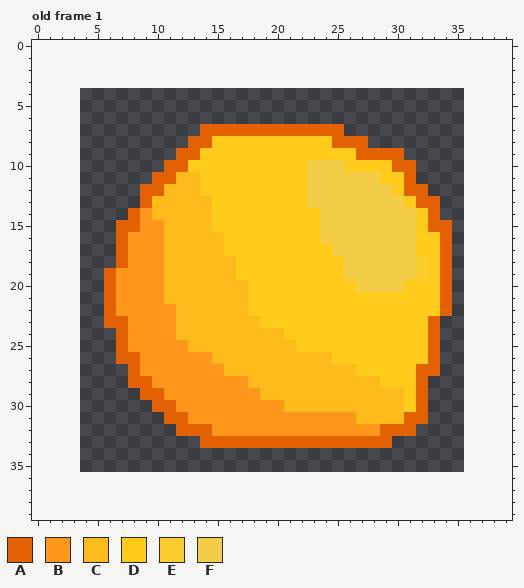
Edited in one commit: pixel-art file (assets/orange.ase). Above is the file before it was changed.
32x32 pixels, 1 frame. Shown: old frame 1. The old version is drawn lined up with the new one, on the new canvas. The commit also changed other frames, which this record leaves out.
Palette (. is transparent): A #e46100  B #ff971c  C #ffba1c  D #ffcc1c  E #fbcd2d  F #f3cd48
Pixels before, old frame 1, first column x 6:
 7 ........AAAAAAAAAAAA.........
 8 .......AADDDDDDDDDDAAA.......
 9 ......AADDDDDDDDDDDDDAAAA....
10 .....AADDDDDDDDDDFFFDDDDAA...
11 ....AACCDDDDDDDDDFFFFFFDDA...
12 ...AACCCDDDDDDDDDFFFFFFFDAA..
13 ...ACCCCCDDDDDDDDFFFFFFFFDAA.
14 ..ABCCCCCDDDDDDDDDFFFFFFFFDA.
15 .AABBCCCCDDDDDDDDDFFFFFFFFDAA
16 .ABBBCCCCCDDDDDDDDFFFFFFFFDDA
17 .ABBBCCCCCDDDDDDDDDFFFFFFFDDA
18 .ABBBCCCCCCDDDDDDDDDFFFFFFEDA
19 ABBBBCCCCCCDDDDDDDDDFFFFFFEDA
20 ABBBBCCCCCCCDDDDDDDDDFFFFDDDA
21 ABBBBCCCCCCCDDDDDDDDDDDDDDDDA
22 ABBBBBCCCCCCDDDDDDDDDDDDDDDDA
23 AABBBBCCCCCCCDDDDDDDDDDDDDDA.
24 .ABBBBCCCCCCCCCDDDDDDDDDDDDA.
25 .ABBBBBCCCCCCCCCDDDDDDDDDDDA.
26 .AABBBBBBCCCCCCCCCCDDDDDDDDA.
27 ..ABBBBBBBCCCCCCCCCCCDDDDDAA.
28 ..AABBBBBBBBCCCCCCCCCCCDDDA..
29 ...AABBBBBBBBCCCCCCCCCCCCDA..
30 ....AABBBBBBBBBCCCCCCCCCCDA..
31 .....AABBBBBBBBBBBBBBCCCCAA..
32 ......AAABBBBBBBBBBBBBBAAA...
33 ........AAAAAAAAAAAAAAAA.....
Once edited:
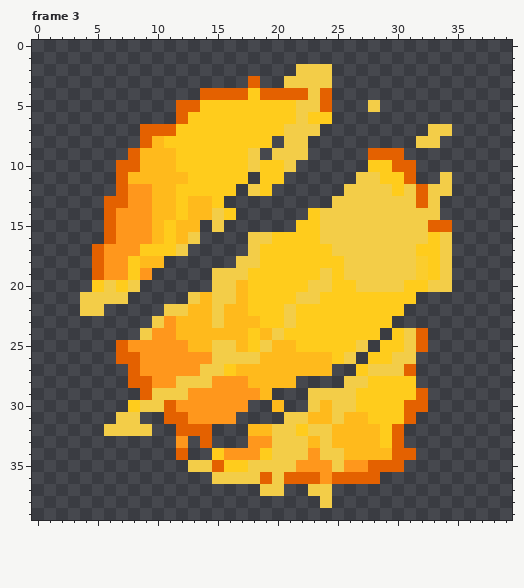
A new or re-ordered frame is compared with the old frame closest to it.
Diff:
canvas 32x32 -> 40x40, the old top-left corner now at 4,4
frames 1 -> 4
Frame 3 is new; against old frame 1:
y 2: x 22..24 ... -> FFF
y 3: x 18 . -> A; x 21..24 .... -> FFFF
y 4: x 14..24 ........... -> AAAADAAAAFA
y 5: x 12..24 ............. -> AADDDDDDDDFFA; x 28 . -> F
y 6: x 12..24 ............. -> ADDDDDDDDDFDD
y 7: x 9..25 .....AAAAAAAAAAAA -> AAADDDDDDDDDFFF..; x 33..34 .. -> FF
y 8: x 9..14 ....AA -> ACDDDD; x 20..27 DDDDDAAA -> .FF.....; x 32..33 .. -> FF
y 9: x 8..13 ....AA -> ACCCDD; x 18..27 DDDDDDDDDA -> F.FFF.....
y 10: x 7..12 ....AA -> AACCCD; x 18 D -> F; x 21..27 DDFFFDD -> F......
y 11: x 7..11 ...AA -> ACCCC; x 13 C -> D; x 18 D -> .; x 21..26 DDFFFF -> ......; x 34 . -> F
y 12: x 7..10 ..AA -> ABBC; x 12..13 CC -> DD; x 17..18 DD -> .F; x 20..25 DDDFFF -> ......; x 31 A -> F; x 33..34 .. -> FF
y 13: x 6..9 ...A -> AABB; x 12 C -> D; x 16..24 DDDDDDDFF -> .........; x 31 D -> F; x 33 A -> F
y 14: x 6..8 ..A -> ABB; x 12 C -> D; x 15 D -> F; x 17..22 DDDDDD -> ......; x 32..33 DA -> FF
y 15: x 6..8 .AA -> ABB; x 10..11 BC -> CD; x 14..21 CDDDDDDD -> .F......; x 32 D -> F
y 16: x 6..7 .A -> AB; x 10..11 BC -> CD; x 13..19 CCCDDDD -> F....FF; x 32 D -> F; x 34 A -> F
y 17: x 5..7 ..A -> ABB; x 9..18 BBCCCCCDDD -> DDDF.....F; x 34 A -> F
y 18: x 5..18 ..ABBBCCCCCCDD -> ABBDCC......FF; x 34 A -> F
y 19: x 5..6 .A -> AB; x 8 B -> D; x 10..17 BCCCCCCD -> .....FFF; x 24 D -> F; x 34 A -> F
y 20: x 5..16 .ABBBBCCCCCC -> DFDF......FF; x 23..24 DD -> FF; x 33..34 DA -> FF
y 21: x 4..13 ..ABBBBCCC -> FFFF.....F; x 15..16 CC -> FF; x 22..23 DD -> FF; x 32..34 DDA -> ...
y 22: x 4..12 ..ABBBBBC -> FF.....FF; x 15 C -> F; x 21 D -> F; x 31..34 DDDA -> ....
y 23: x 6..10 AABBB -> ....F; x 15 C -> F; x 21 D -> F; x 30..33 DDDA -> ....
y 24: x 7..9 ABB -> ..F; x 18 C -> D; x 20 C -> F; x 29 D -> .; x 31..33 DDA -> FA.
y 25: x 15..16 CC -> FF; x 18..19 CC -> DF; x 27..28 DD -> F.; x 31..33 DDA -> FA.
y 26: x 15..18 CCCC -> FFFF; x 26..27 DD -> F.; x 30..33 DDDA -> FF..
y 27: x 14..16 BBC -> FFD; x 25..26 CC -> ..; x 28..33 DDDDAA -> FFFA..
y 28: x 12..14 BBB -> FFF; x 22..28 CCCCCCC -> ....FFD; x 32 A -> .
y 29: x 10..12 ABB -> FFF; x 20..30 CCCCCCCCCCC -> ...FFFFDDDD
y 30: x 8..10 ..A -> DFF; x 18..23 BBBCCC -> ..C..F; x 25..31 CCCCCCD -> FFDDDDA
y 31: x 7..8 .. -> FF; x 17..26 BBBBBBBBBB -> ....FFCCFC; x 28..30 CCC -> DDD; x 32 A -> .
y 32: x 6..9 .... -> FFFF; x 15..29 BBBBBBBBBBBBBBA -> ...CCFFDFFCCCCD; x 31 A -> .
y 33: x 12 . -> B; x 15..30 AAAAAAAAAAAAAAA. -> ...BBFFFCFCCCCDA
y 34: x 12 . -> A; x 15..31 ................. -> DBBBDFFFBFFCCCCAA
y 35: x 13..30 .................. -> FFADDFFFFBBBFBBAAA
y 36: x 15..28 .............. -> FFFFAFAAABAAAA
y 37: x 19..20 .. -> FF; x 23..24 .. -> FF
y 38: x 24 . -> F
Pixel boxes of the changes (left, top, right, bottom) in both pictures:
changed: (80, 64, 452, 508)
